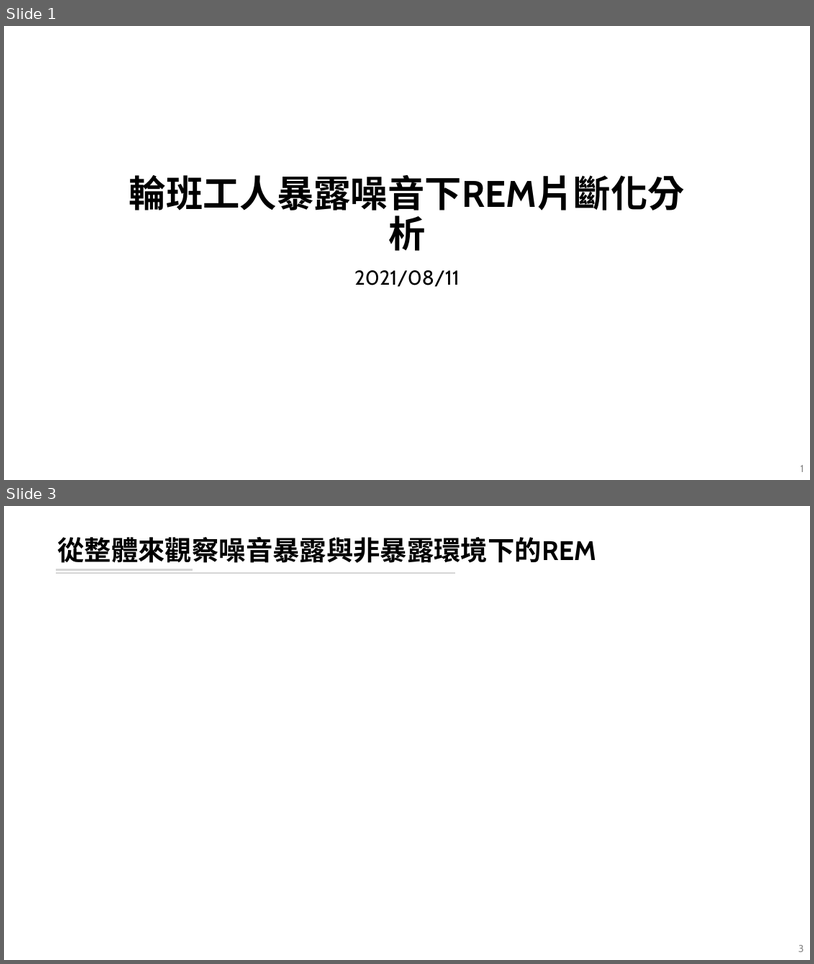
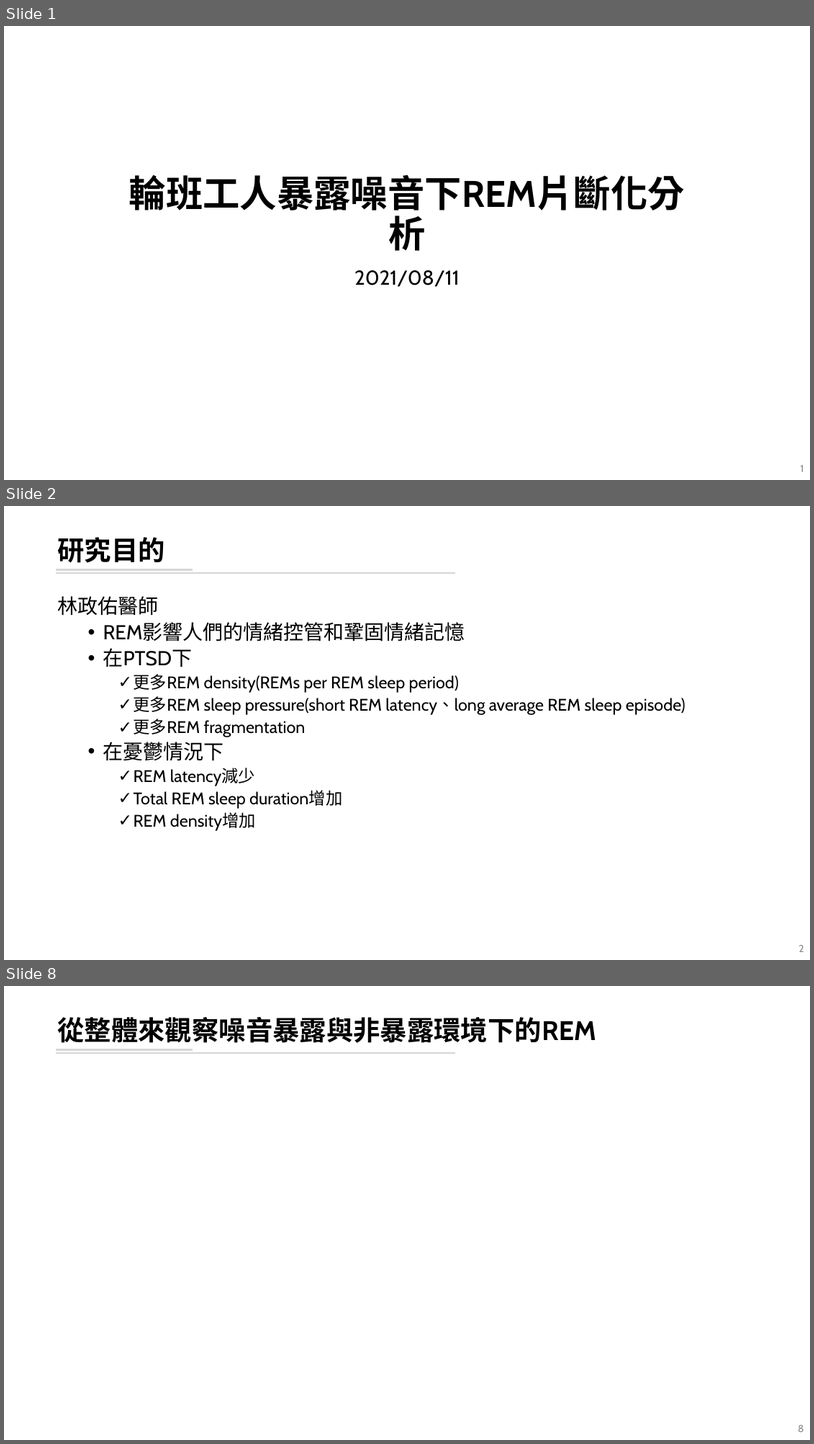
Before and after one commit to leooel97895750/REM_DataMining, a slide deck: 輪班工人暴露噪音下REM片斷化分析.pptx. Shown one above the other, each under a label of ours: slides 1 and 3 before the commit, slides 1, 2 and 8 after it; the slides between them are not shown. The pictures are 814x964 and 814x1444 pixels, drawn with LibreOffice and Linux fonts; fonts in the diff are those of the drawing; background and template pictures are left out. Boxes give left, top, right and bottom in pixels: in the first picture for what was removed or moved away, otherwise in the second. Text is boxed around its words. In the diff, an @@ line names an element or a change of style, - is before the commit and + after.

```diff
--- a/輪班工人暴露噪音下REM片斷化分析.pptx
+++ b/輪班工人暴露噪音下REM片斷化分析.pptx
@@ slide 2 added at box(4, 506, 810, 960), background #FFFFFF; not listed: 2 template elements that a slide beside it also shows @@
@@ title added at box(58, 537, 165, 563), 32 pt, text #000000, bold @@
+研究目的
@@ text added at box(58, 596, 686, 831), 20 pt, text #000000 @@
+林政佑醫師
+  • REM影響人們的情緒控管和鞏固情緒記憶
+  • 在PTSD下
+    ✓ 更多REM density(REMs per REM sleep period)
+    ✓ 更多REM sleep pressure(short REM latency、long average REM sleep episode)
+    ✓ 更多REM fragmentation
+  • 在憂鬱情況下
+    ✓ REM latency減少
+    ✓ Total REM sleep duration增加
+    ✓ REM density增加
@@ page number added at box(799, 944, 804, 952), 12 pt, text #8C8C8C @@
+2
@@ what was slide 3 is now slide 8 @@
@@ page number at box(798, 1424, 805, 1432): text changed @@
-3
+8
```
Also in this commit, not shown: 1 slide changed, 4 other slides added, 4 other files.
